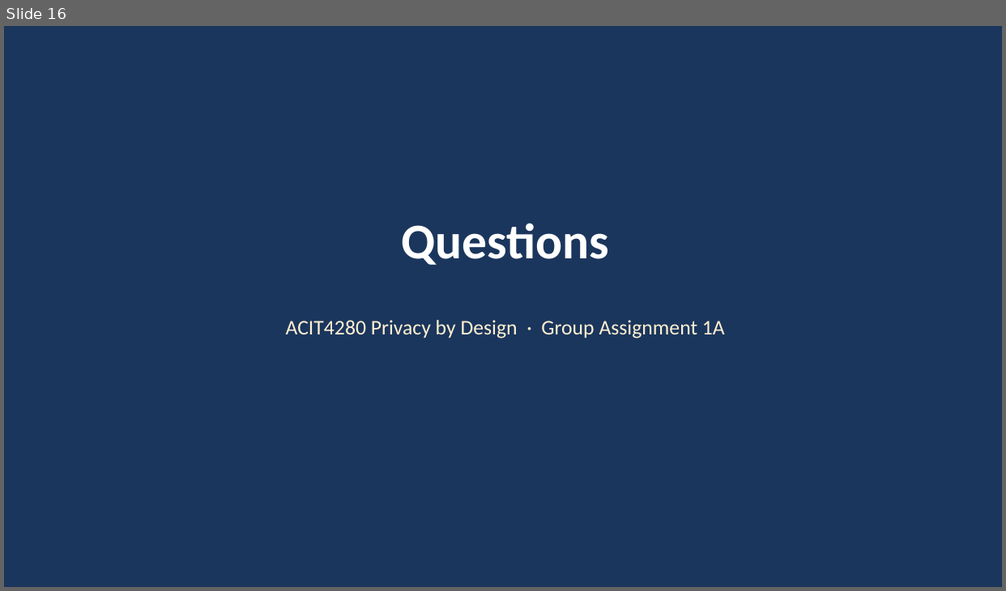
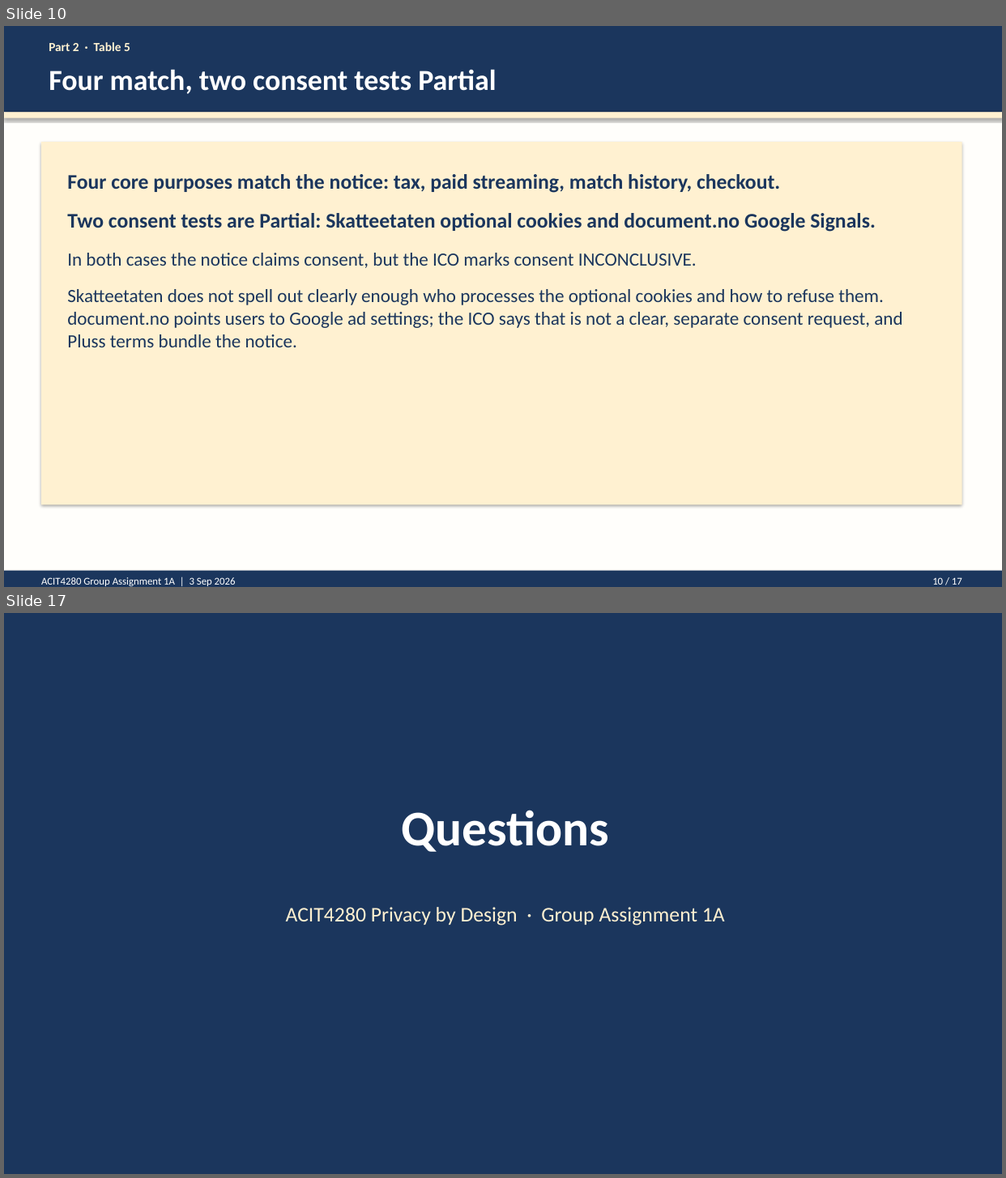
Before and after one commit to kasa031/Bacheloroppgave, a slide deck: ACIT4280_1A_presentation.pptx. Shown one above the other, each under a label of ours: slide 16 before the commit, slides 10 and 17 after it; the slides between them are not shown. The pictures are 1006x591 and 1006x1178 pixels, drawn with LibreOffice and Linux fonts; fonts in the diff are those of the drawing. Boxes give left, top, right and bottom in pixels: in the first picture for what was removed or moved away, otherwise in the second. Text is boxed around its words. In the diff, an @@ line names an element or a change of style, - is before the commit and + after.

```diff
--- a/ACIT4280_1A_presentation.pptx
+++ b/ACIT4280_1A_presentation.pptx
@@ slide 10 added at box(4, 26, 1002, 587), background #FFFFFF @@
@@ rectangle added at box(4, 26, 1002, 587), fill #FFFEFB @@
@@ rectangle added at box(4, 26, 1002, 112), fill #1B365D @@
@@ text added at box(49, 42, 130, 51), 12 pt, text #FFF1D1, bold @@
+Part 2 · Table 5
@@ text added at box(49, 69, 496, 94), 28 pt, text #FFFFFF, bold @@
+Four match, two consent tests Partial
@@ rectangle added at box(4, 112, 1002, 118), fill #FFF1D1 @@
@@ rectangle added at box(41, 142, 962, 506), fill #FFF1D1 @@
@@ text added at box(67, 174, 902, 348), 18 pt, text #1B365D @@
+Four core purposes match the notice: tax, paid streaming, match history, checkout.
+Two consent tests are Partial: Skatteetaten optional cookies and document.no Google Signals.
+In both cases the notice claims consent, but the ICO marks consent INCONCLUSIVE.
+Skatteetaten does not spell out clearly enough who processes the optional cookies and how to refuse them. document.no points users to Google ad settings; the ICO says that is not a clear, separate consent request, and Pluss terms bundle the notice.
@@ rectangle added at box(4, 571, 1002, 587), fill #1B365D @@
@@ text added at box(41, 578, 236, 587), 10 pt, text #FFFFFF @@
+ACIT4280 Group Assignment 1A | 3 Sep 2026
@@ text added at box(932, 578, 962, 585), 10 pt, text #FFFFFF @@
+10 / 17
@@ what was slide 16 is now slide 17 @@
```
Also in this commit, not shown: 14 slides changed, 4 other files.
